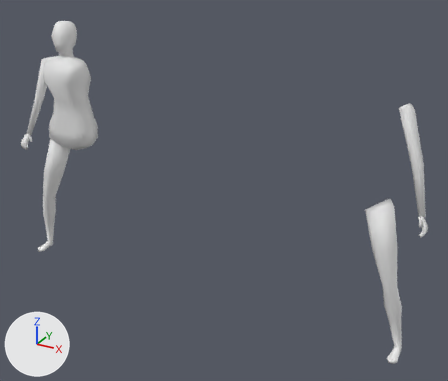
A saved change to the FBX model cookies/Assets/Models/Characters/pornstar.FBX.
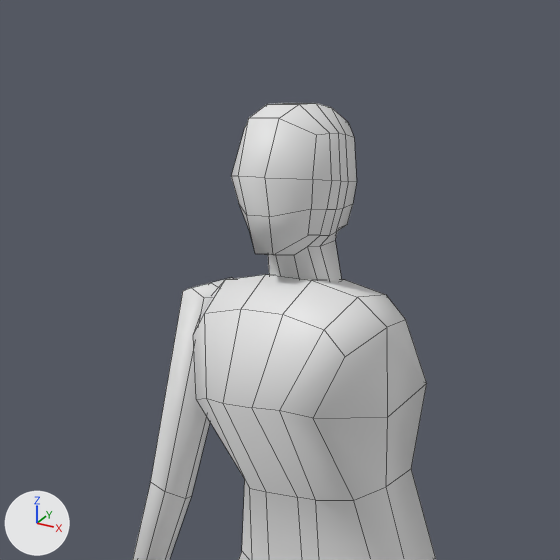
The first picture shows the older version from a 50 mm lens placed at (0.531, -2.175, 1.456), pointed at (-0.556, -0.199, 0.468). The close-ups show both versions on the part from 1% to 26% of the width and 0% to 30% of the height of that picture; other places that the commit changed are outside them. Lighting does not change. The marker at lower left points along +X, +Y and +Z. The close-ups show mesh edges as thin lines. Materials are left out; every surface is plain grey. Where no turn or scale is listed for an object, it has been applied to the vertices.

Objects in the first close-up: 'pornstar_head', 'pornstar_right_arm', 'pornstar_torso'.
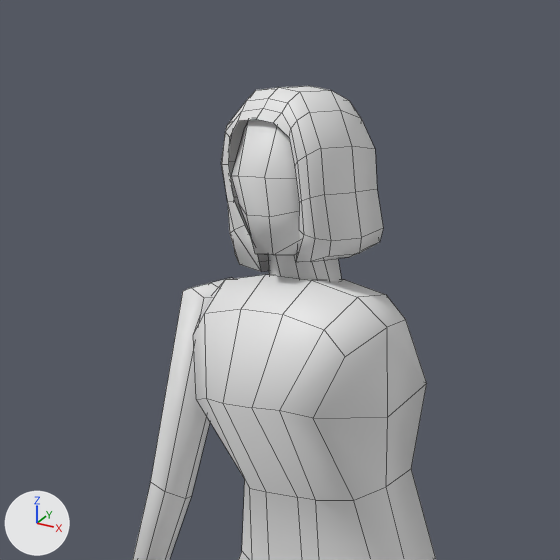
The change, as JSON lines over the scene's bpy script:
```json
{"op": "add", "block": "me_mesh_004_1", "code": ["me_mesh_004_1 = bpy.data.meshes.new('Mesh.004')", "me_mesh_004_1.from_pydata(...)  # 108 vertices, 98 faces; spans x -0.057..0.069, y -0.023..0.074, z -0.075..0.081"]}
{"op": "add", "block": "ob_hair", "code": ["ob_hair = bpy.data.objects.new('hair', me_mesh_004_1)", "ob_hair.location = (-1.3306, -0.1988, 0.9988)"]}
```

What differs and where, as boxes [x1, y1, x2, y2] in the close-ups (560 x 560 px):
```json
{"object": "hair", "change": "added", "after": [221, 86, 383, 272]}
```
